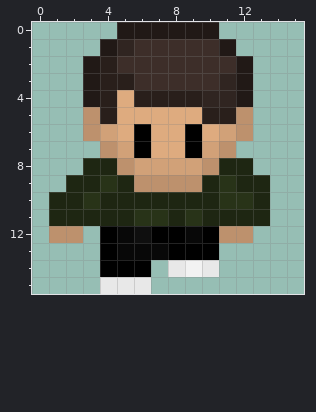
Two states of a pixel-art sprite, res/player/boy_down_1.png. That is the earlier state.
The file is 16x16 pixels. Colours within 5 levels of each other are drawn and written as one.
Once edited:
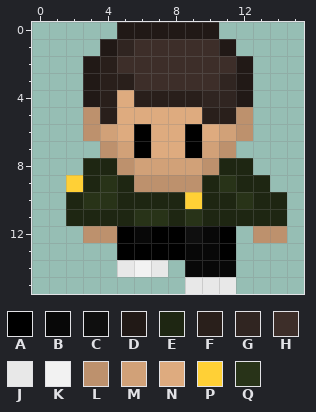
Palette (. is transparent): A #000000  B #080808  C #0f0f0f  D #211916  E #1e2612  F #291f1b  G #302521  H #3d2e29  J #e8e8e8  K #f2f2f2  L #bd916d  M #d1a178  N #deab7f  P #ffd036  Q #283318
Change:
Changed rows in their new state; - is an unchanged pixel.
first column x 1:
 9 -P------------
10 .--Q----P-E--E
11 .------------E
12 ..LLAB--CBA.LL
13 ---.AAA-BBA---
14 ---.JKJ.BBB---
15 ---...--JJJ---
